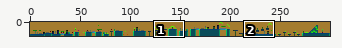
Sprite sheet: resources/images/1.png. The picture above shows the old version from afar; the outline marks the close-up.
Close-up. Before the commit:
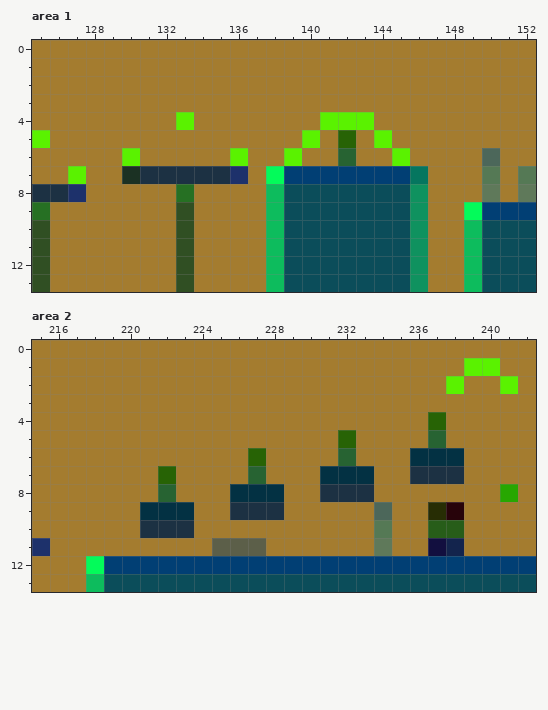
The file is 300x14 pixels. Colours within 5 levels of each other are drawn and written as one. Shown: area 1: x 125..152, y 0..13; area 2: x 215..242, y 0..13. The commit also changed other parts of the picture, which this record leaves out.
Once edited:
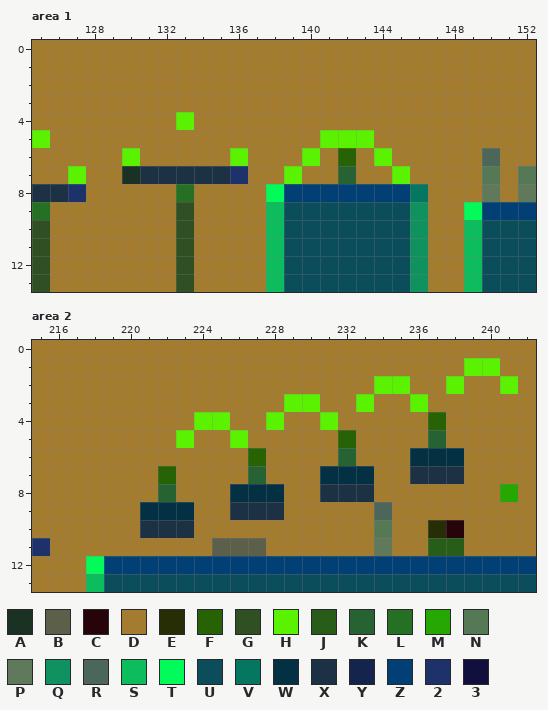
Palette (. is transparent): A #1b3123  B #5c5f49  C #27030a  D #a47c2f  E #272d04  F #276305  G #304f23  H #5af200  J #275d19  K #276332  L #267023  M #27a701  N #557955  P #5f795a  Q #0f925f  R #4c675a  S #0dbc5d  T #03fb5a  U #0b4d5a  V #05765f  W #033143  X #1c3143  Y #13244d  Z #013f74  2 #1d316b  3 #120f3f
Edits made:
Area 1:
y 4: x 141..143 HHH -> DDD
y 5: x 140..144 HDFDH -> DHHHD
y 6: x 139..140 HD -> DH; x 142 K -> F; x 144..145 DH -> HD
y 7: x 138..146 TZZZZZZZV -> DHDDKDDHD
y 8: x 138..146 SUUUUUUUQ -> TZZZZZZZV
Area 2:
y 2: x 234..235 DD -> HH
y 3: x 229..230 DD -> HH; x 233 D -> H; x 236 D -> H
y 4: x 224..225 DD -> HH; x 228 D -> H; x 231 D -> H
y 5: x 223 D -> H; x 226 D -> H
y 9: x 237..238 EC -> DD
y 10: x 237..238 JJ -> EC
y 11: x 237..238 3Y -> JJ
Boxes around the changes in both close-ups, in picture pixels (x1, y1, x2, y2):
changed: (266, 112, 428, 202)
changed: (176, 376, 428, 448)
changed: (428, 502, 464, 556)
